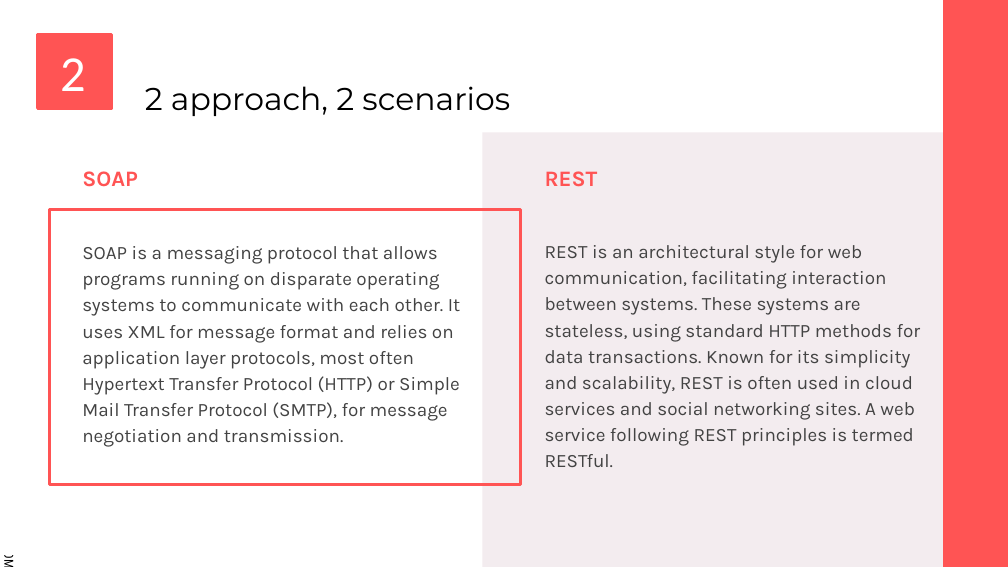
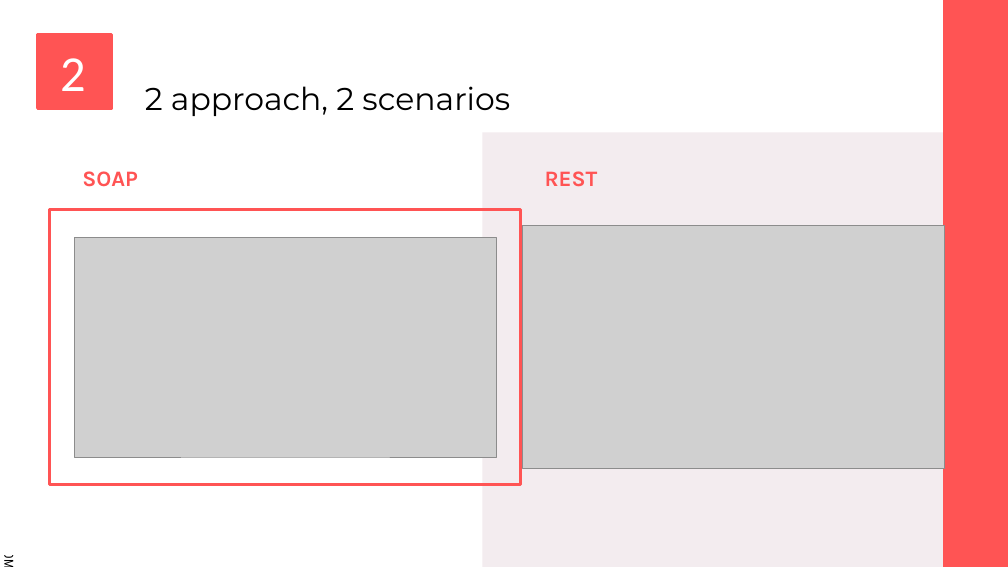
Before and after one commit to SamueleOrazioDurante/06_YoutubeDownloader, a slide deck: slide 6 of blob/main/doc/YTDownloaderPresentazione.pptx. Drawn at 1008x567 pixels with LibreOffice and Linux fonts; fonts in the diff are those of the drawing; grey boxes stand for pictures. Boxes give left, top, right and bottom in pixels: in the first picture for what was removed or moved away, otherwise in the second. Text is boxed around its words. In the diff, an @@ line names an element or a change of style, - is before the commit and + after.

```diff
--- a/blob/main/doc/YTDownloaderPresentazione.pptx
+++ b/blob/main/doc/YTDownloaderPresentazione.pptx
@@ picture added at <box>74,237,496,457</box> @@
@@ picture added at <box>523,225,944,469</box> @@
@@ text removed at <box>82,246,460,447</box> @@
-SOAP is a messaging protocol that allows programs running on disparate operating systems to communicate with each other. It uses XML for message format and relies on application layer protocols, most often Hypertext Transfer Protocol (HTTP) or Simple Mail Transfer Protocol (SMTP), for message negotiation and transmission.
@@ text removed at <box>545,245,921,467</box> @@
-REST is an architectural style for web communication, facilitating interaction between systems. These systems are stateless, using standard HTTP methods for data transactions. Known for its simplicity and scalability, REST is often used in cloud services and social networking sites. A web service following REST principles is termed RESTful.
```
Also in this commit, not shown: 1 other file.
